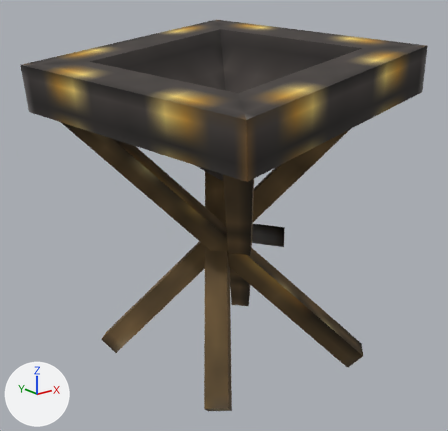
Before and after pictures for a commit that changed the OBJ model src/main/resources/assets/arcanearchives/models/block/makeshift_resonator_dry.obj.
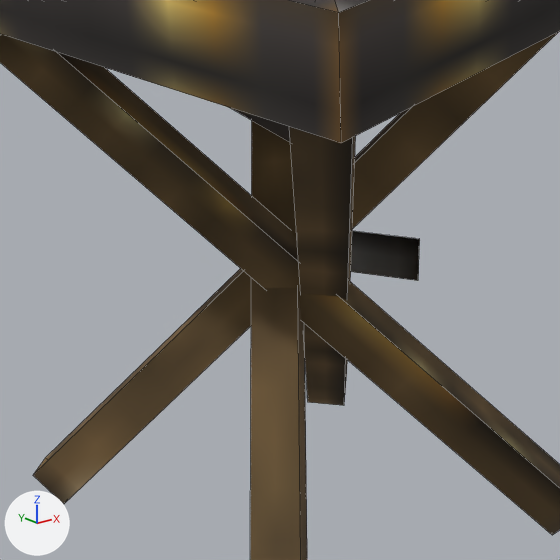
Each version appears first whole from a 50 mm lens placed at (-0.578, -1.816, 0.96), pointed at (0.464, -0.513, 0.439), and next in a close-up on the part from 19% to 78% of the width and 26% to 88% of the height. The axes (+X, +Y, +Z) are drawn at lower left. The lights are the same throughout. The close-ups show mesh edges as thin lines. Where no turn or scale is listed for an object, it has been applied to the vertices.

Objects in the first close-up: 'Bowl_Cube', 'Sticks_Cube.005', 'String_Cube.001'.
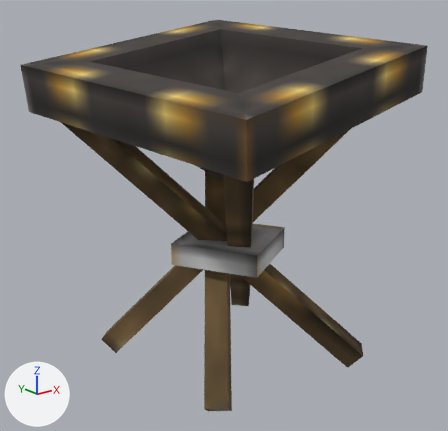
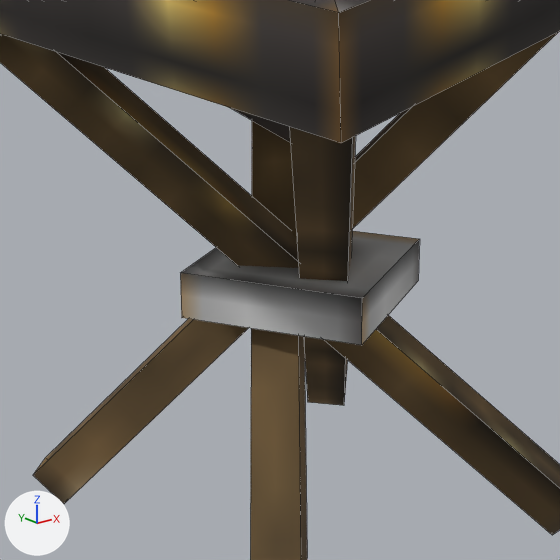
Patch to the scene script:
```diff
--- a/src/main/resources/assets/arcanearchives/models/block/makeshift_resonator_dry.obj.py
+++ b/src/main/resources/assets/arcanearchives/models/block/makeshift_resonator_dry.obj.py
@@ me_string_cube_001 @@
 # used by ob_string_cube_001; location = (0.0, 0.0, 0.0)
 # verts and faces of me_string_cube_001; kept vertices keep their numbers, new ones are numbered from 4
 # before: 0 (0.654, -0.563, 0.314) at pixel (418, 280), 1 (0.654, -0.563, 0.377) at pixel (419, 238), 2 (0.53, -0.346, 0.314), 3 (0.53, -0.346, 0.377)
-me_string_cube_001.from_pydata(...)  # 4 vertices, 1 face; spans x 0.53..0.654, y -0.563..-0.346, z 0.314..0.377
+me_string_cube_001.from_pydata(...)  # 8 vertices, 6 faces; spans x 0.313..0.654, y -0.687..-0.346, z 0.314..0.377
+# me_string_cube_001 part 1
+delete_faces([(0, 1, 3, 2)])
+for new, old in zip([*range(4, 8)], [*range(0, 4)]): verts[new] = verts[old] + (-0.217, -0.124, 0.0)
+faces += [(4, 5, 7, 6), (2, 6, 7, 3), (0, 2, 3, 1), (0, 1, 5, 4), (0, 4, 6, 2), (1, 3, 7, 5)]
+# me_string_cube_001 part 2: the surface is now shaded flat
 me_string_cube_001.materials.append(mat_main)
```

Where the change shows, as pixel boxes [x1, y1, x2, y2] in the close-ups (560 x 560 px):
'String_Cube.001', reshaped: before [351, 231, 420, 281]; after [180, 231, 420, 345]
part 1 of me_string_cube_001, built on: before [351, 231, 420, 281]; after [180, 231, 420, 345]
